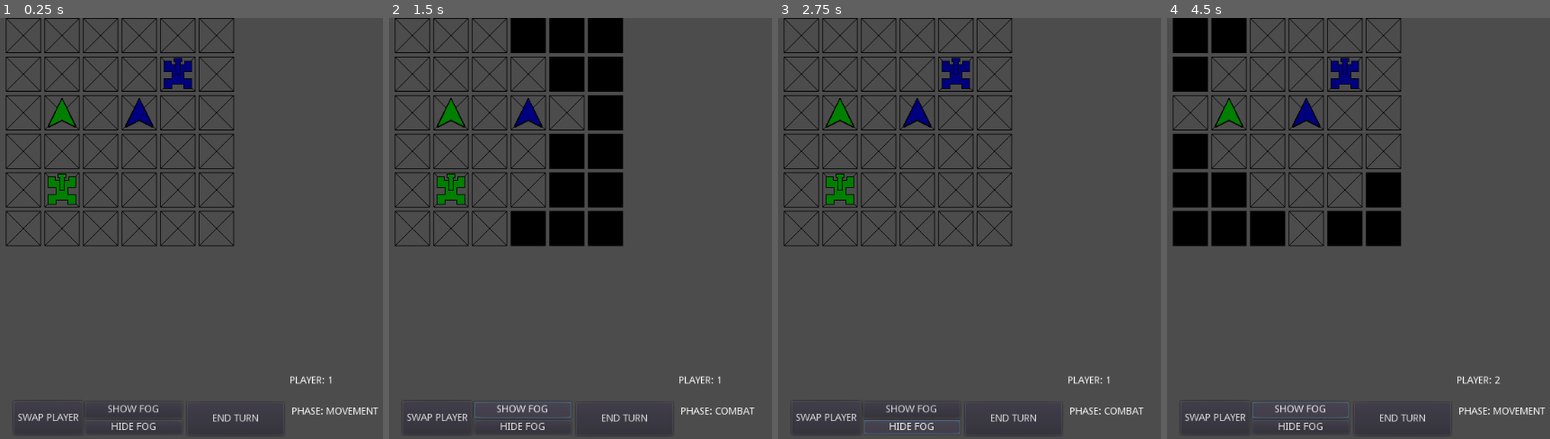
Above: before the commit, frames 1-4 (left to right).
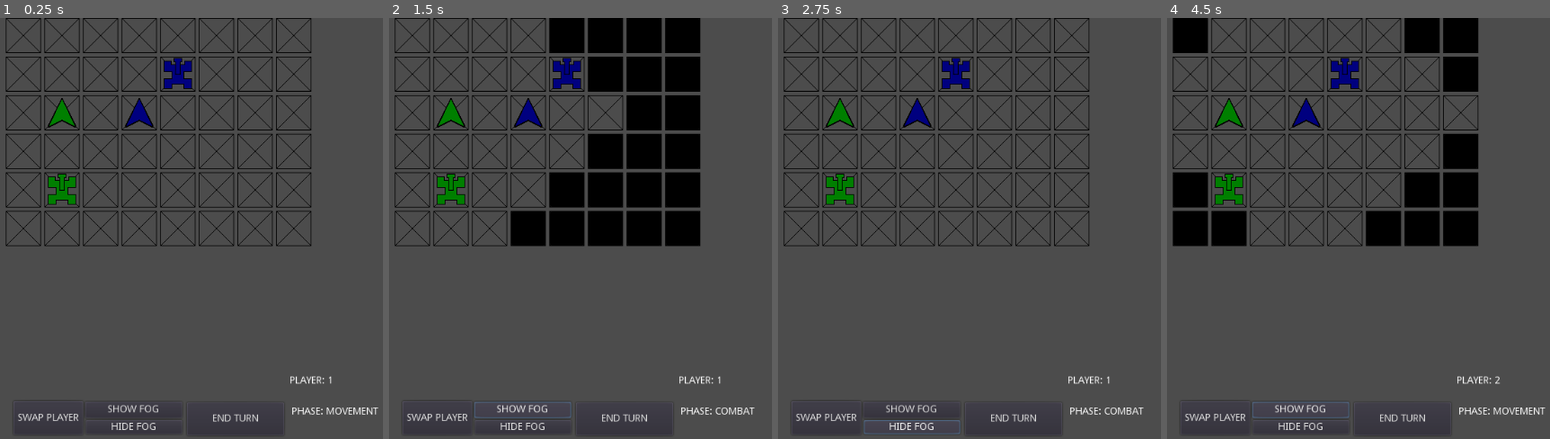
Above: after the commit, the same moments.

Repository: NickCheng0921/Grid
Game: Godot game, scene res://Scenes/Manager.tscn
Two runs of this game, one before a commit and one after it. Both use one fixed random seed, a clock stepped at 60 frames per second and the inputs below. The engine's default icon, where the game draws it, is replaced by a stand-in: a white triangle on a blue panel in a dark square.
Inputs:
- Up to frame 1 (0.25 s): no input
- Up to frame 2 (1.5 s): click "END TURN" at 0.5 s; click "SHOW FOG" at 1.25 s
- Up to frame 3 (2.75 s): click "HIDE FOG" at 2 s
- Up to frame 4 (4.5 s): click "SWAP PLAYER" at 2.75 s; click "END TURN" at 3.5 s; click "SHOW FOG" at 4.25 s

The runs differ from the first frame. In frame 1, 1.5% of the frame differs, in the area x 61-82%, y 0-55%; in frame 2, 12%, in the area x 31-82%, y 0-55%; in frame 3, 1.5%; in frame 4, 12%.

Commit message:
Combat priority based on angle

Diff:
--- a/Scripts/Board.gd
+++ b/Scripts/Board.gd
@@ -5,9 +5,11 @@
 	CMBT, CMBT_RSLTN
 }
 
-export (int) var grid_width = 6
-export (int) var grid_height = 6
+const degreesOfFreedom = 1
+export (int) var grid_width = 8
+export (int) var grid_height = 8
 export var offset = 55
+const dirUnitVecs = [Vector2(0, 1), Vector2(1, 0), Vector2(0, -1), Vector2(-1, 0)]
 
 var Units
 var playerFogView = 1
@@ -227,16 +229,45 @@
 			unitDirections[counter-1] = 2
 
 func resolveCombat():
-	for id in unitAttacks.keys():
-		var targetLocation = unitAttacks[id]
-		if targetLocation:
-			if targetLocation in unitLocations:
-				var hitID = unitLocations.find(targetLocation)
-				var damageAmount = Units.getDamageOfUnit(hitID)
-				unitHealth[hitID] -= damageAmount
-			nodeArr[(targetLocation.x - 1) * grid_height + (targetLocation.y - 1)].clearAttack()
+	var combatPrio = assignCombatPriorities()
+	var sortedCombatKeys = combatPrio.keys()
+	sortedCombatKeys.sort()
+
+	for attacks in sortedCombatKeys:
+		var attacksThisTurn = combatPrio[attacks]
+		for id in attacksThisTurn:
+			var targetLocation = unitAttacks[id]
+			if targetLocation:
+				if targetLocation in unitLocations:
+					var hitID = unitLocations.find(targetLocation)
+					var damageAmount = Units.getDamageOfUnit(unitType[int(id)-1])
+					unitHealth[hitID] -= damageAmount
+				unitAttacks[id] = null
+		for id in unitAttacks:
+			if unitHealth[int(id)-1] <= 0:
+				unitAttacks[id] = null
+	for i in range(grid_width):
+		for j in range(grid_height):
+			nodeArr[i * grid_height + j].clearAttack()
 	unitAttacks = {}
 	removeDeadUnits()
+
+func assignCombatPriorities():
+	var priorityD = {}
+	for id in unitAttacks.keys():
+		var attackAngle = calculateAngle(unitLocations[int(id)-1], unitDirections[int(id)-1], unitAttacks[id])
+		if attackAngle in priorityD:
+			priorityD[attackAngle].push_back(id)
+		else:
+			priorityD[attackAngle] = [id]
+	return priorityD
+
+#pos1 and dir are attributes of first tank, pos2 is attacking location
+func calculateAngle(pos1, dir, pos2):
+	var vec1 = dirUnitVecs[dir]
+	var vec2 = (pos2 - pos1).normalized()
+	var angle = int(pow(10, degreesOfFreedom) * acos(vec1.dot(vec2))*180/PI)
+	return angle
 
 func removeDeadUnits():
 	var fullPass = true
--- a/Scripts/Units.gd
+++ b/Scripts/Units.gd
@@ -3,8 +3,8 @@
 
 const HP_ARR  = [10, 5]
 const RNG_ARR = [4, 6]
-const MVE_ARR = [2, 2]
-const VIS_ARR = [3, 2]
+const MVE_ARR = [4, 2]
+const VIS_ARR = [4, 2]
 const DMG_ARR = [5, 10]
 const IMG_ARR = ["basic.png", "heavy.png"]
 
